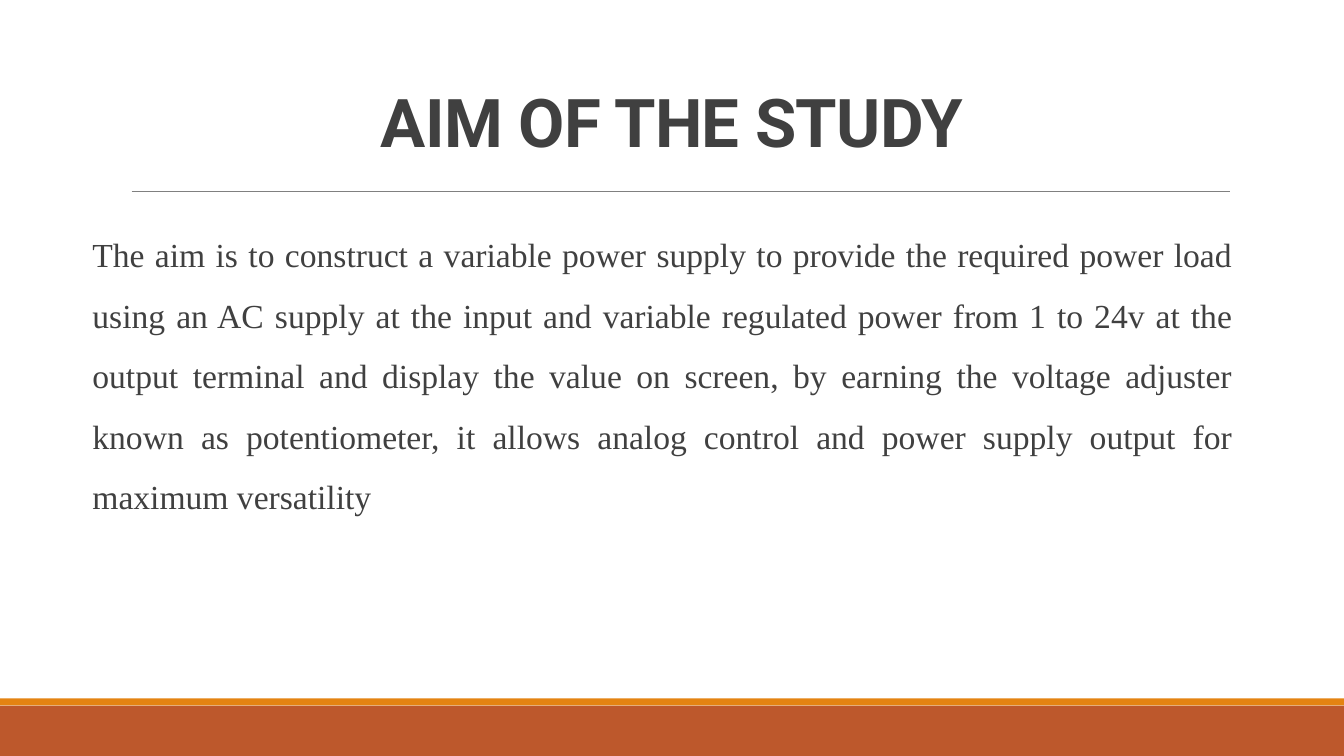
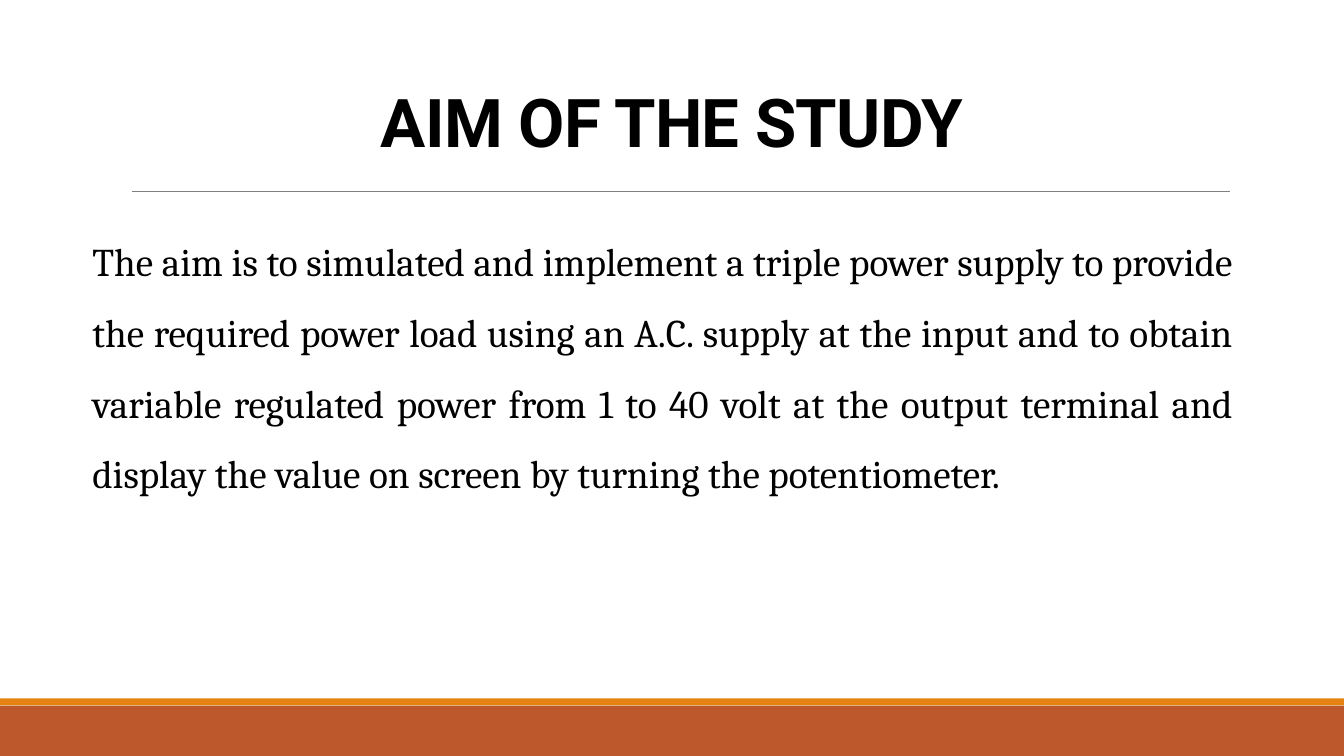
Before and after one commit to Akamshu/documents, a slide deck: slide 3 of PROJECT 2023/JUNKS/EE POWER POINT.pptx. Drawn at 1344x756 pixels with LibreOffice and Linux fonts; fonts in the diff are those of the drawing. Boxes give left, top, right and bottom in pixels: in the first picture for what was removed or moved away, otherwise in the second. Text is boxed around its words. In the diff, an @@ line names an element or a change of style, - is before the commit and + after.

```diff
--- a/PROJECT 2023/JUNKS/EE POWER POINT.pptx
+++ b/PROJECT 2023/JUNKS/EE POWER POINT.pptx
@@ title "AIM OF THE STUDY" at <box>381,98,963,148</box>: text colour #404040 to #000000 @@
@@ text at <box>92,248,1233,497</box>: text changed; size 24 to 28 pt; font Times New Roman to Cambria; text colour #404040 to #000000 @@
-The aim is to construct a variable power supply to provide the required power load using an AC supply at the input and variable regulated power from 1 to 24v at the output terminal and display the value on screen, by earning the voltage adjuster known as potentiometer, it allows analog control and power supply output for maximum versatility
+The aim is to simulated and implement a triple power supply to provide the required power load using an A.C. supply at the input and to obtain variable regulated power from 1 to 40 volt at the output terminal and display the value on screen by turning the potentiometer.
```
Also in this commit, not shown: 4 other slides changed, 3 slides added, 37 other files.
